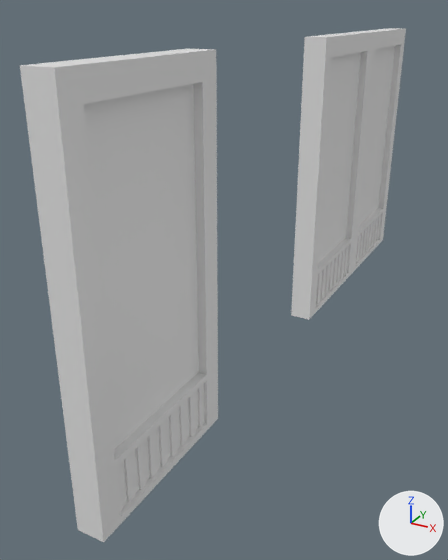
What one commit did to the Blender file Objetos/Puerta_cristal_grande/Puerta_cristal_grande.blend.
Rendered twice from a 50 mm lens placed at (1.63, -2.09, 2.2), pointed at (-0.24, 1.31, 0.5). Lighting does not change. The marker at lower right points along +X, +Y and +Z. The first picture is the older version.

The first picture shows 'Cristal', 'Cristal.001', 'Cristal.002', 'Estructura_con_textura', 'Estructura_con_textura.001', 'Estructura_con_textura.002', 'Estructura_puerta', 'Estructura_puerta.001', 'Estructura_puerta.002', 'Marco_puerta', 'Marco_puerta.001'.
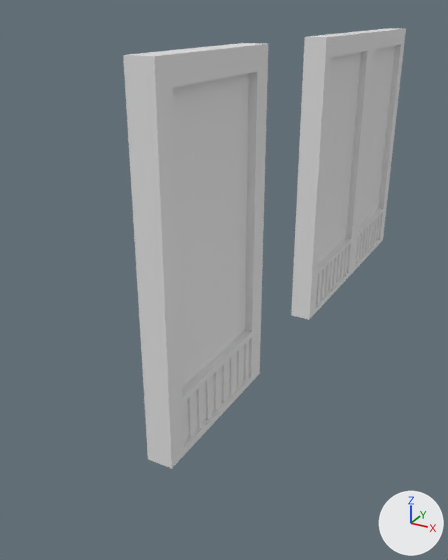
The newer file is also turned or shifted as a whole; pictures and numbers use the older file's frame.

Boxes (x1, y1, x2, y2) around the edits, measured in the pictures (448 x 560 px):
'Cristal', moved: before (84, 84, 199, 449); after (173, 73, 249, 387)
'Marco_puerta', moved: before (20, 49, 218, 542); after (123, 43, 268, 469)
'Estructura_puerta', moved: before (60, 55, 216, 538); after (158, 49, 266, 466)
'Estructura_con_textura', moved: before (116, 384, 204, 512); after (183, 341, 249, 444)

What the commit changed:
Object 'Estructura_puerta' (ob_estructura_puerta) moves from (0.0, 0.0, 0.0) to (0.0, 0.556, 0.0).
Object 'Cristal' (ob_cristal) moves from (0.0, 0.0, 0.0) to (0.0, 0.556, 0.0).
Object 'Estructura_con_textura' (ob_estructura_con_textura) moves from (0.0, 0.0, 0.0) to (0.0, 0.556, 0.0).
Object 'Marco_puerta' (ob_marco_puerta) moves from (0.0, 0.0, 0.0) to (0.0, 0.556, 0.0).
